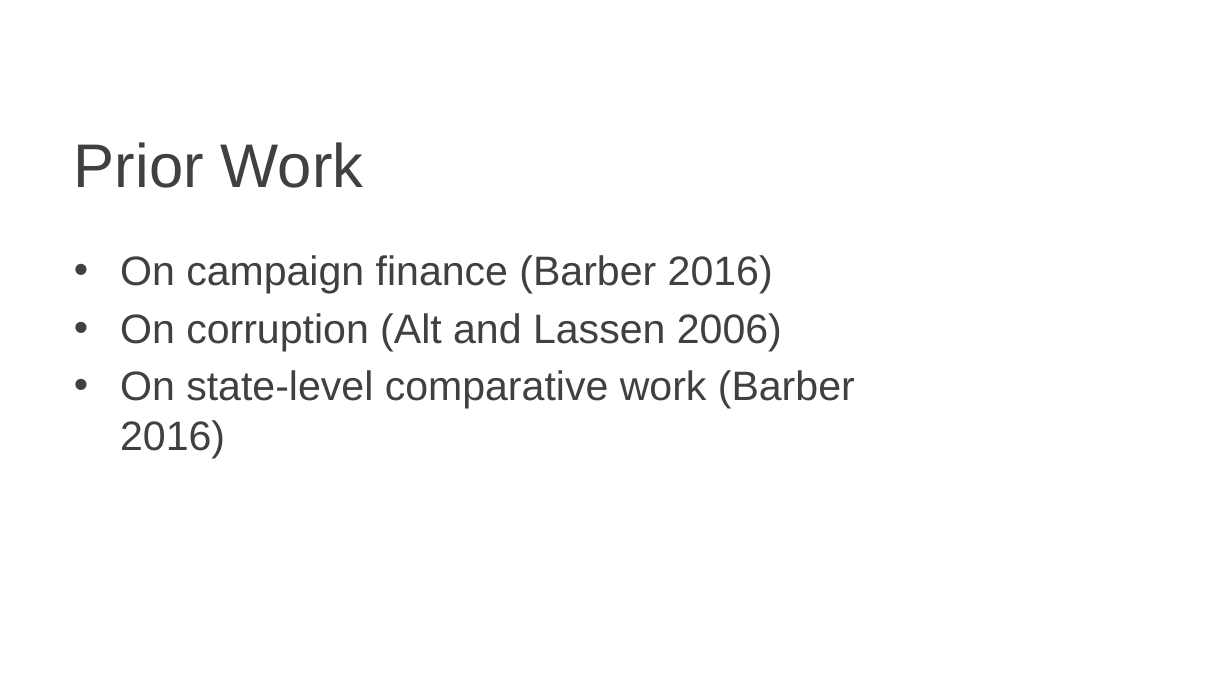
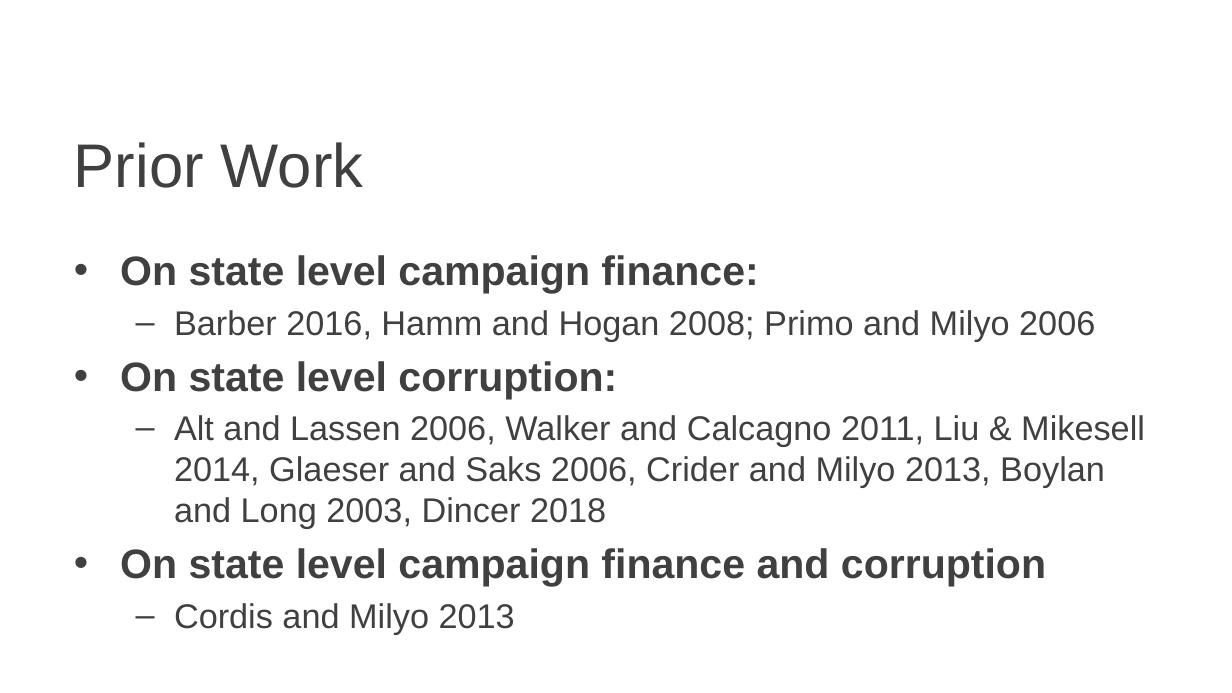
Before and after one commit to markchand/Money-in-Politics, a slide deck: slide 4 of SPSA (Working).pptx. Drawn at 1232x693 pixels with LibreOffice and Linux fonts; fonts in the diff are those of the drawing; background and template pictures are left out. Boxes give left, top, right and bottom in pixels: in the first picture for what was removed or moved away, otherwise in the second. Text is boxed around its words. In the diff, an @@ line names an element or a change of style, - is before the commit and + after.

```diff
--- a/SPSA (Working).pptx
+++ b/SPSA (Working).pptx
@@ text at (120, 255, 1145, 634): text changed; size 24 to 20 pt @@
-• On campaign finance (Barber 2016)
-• On corruption (Alt and Lassen 2006)
-• On state-level comparative work (Barber 2016)
+• On state level campaign finance:
+  – Barber 2016, Hamm and Hogan 2008; Primo and Milyo 2006
+• On state level corruption:
+  – Alt and Lassen 2006, Walker and Calcagno 2011, Liu & Mikesell 2014, Glaeser and Saks 2006, Crider and Milyo 2013, Boylan and Long 2003, Dincer 2018
+• On state level campaign finance and corruption
+  – Cordis and Milyo 2013
```
Also in this commit, not shown: 3 other files.
